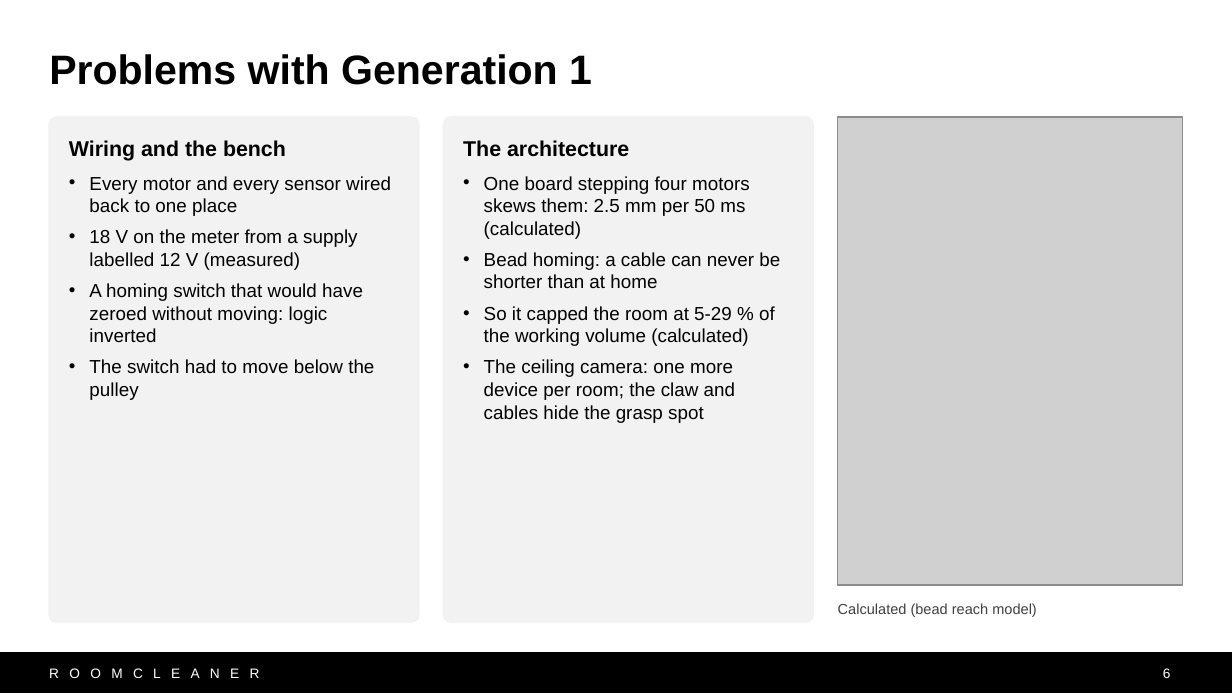
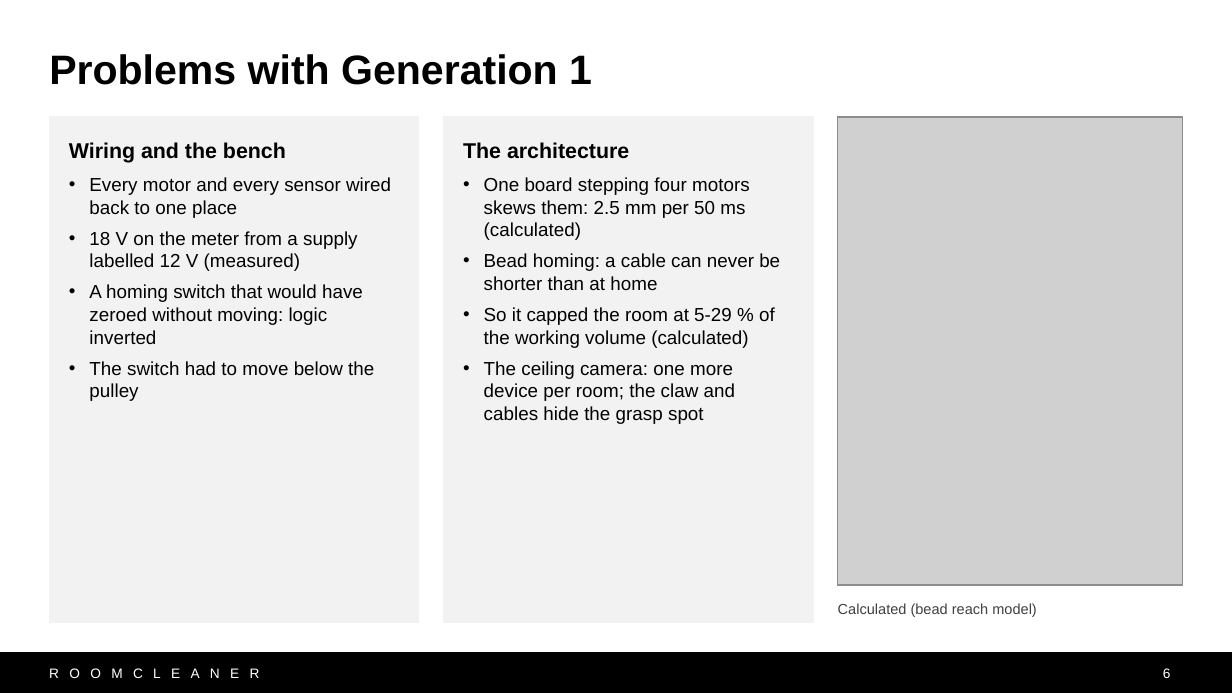
Before and after one commit to Jaspario1199/RoomCleaner, a slide deck: slide 6 of docs/presentation/deck_v10/RoomCleaner_Buntinx_v10.pptx. Drawn at 1232x693 pixels with LibreOffice and Linux fonts; fonts in the diff are those of the drawing; grey boxes stand for pictures. Boxes give left, top, right and bottom in pixels: in the first picture for what was removed or moved away, otherwise in the second. Text is boxed around its words. In the diff, an @@ line names an element or a change of style, - is before the commit and + after.

```diff
--- a/docs/presentation/deck_v10/RoomCleaner_Buntinx_v10.pptx
+++ b/docs/presentation/deck_v10/RoomCleaner_Buntinx_v10.pptx
@@ rectangle "Wiring and the bench" at (49,117,419,622): fill none to #F2F2F2; outline none to #F2F2F2 0.75 pt @@
@@ rectangle "Wiring and the bench": place and size @@
-rectangle "Wiring and the bench" at (89,176,391,400)
+rectangle "Wiring and the bench" at (49,117,419,622)
@@ rounded rectangle removed at (49,117,419,622) @@
@@ rectangle "The architecture": place and size @@
-rectangle "The architecture" at (484,176,780,423)
+rectangle "The architecture" at (444,117,813,622)
@@ rectangle "The architecture" at (444,117,813,622): fill none to #F2F2F2; outline none to #F2F2F2 0.75 pt @@
@@ rounded rectangle removed at (444,117,813,622) @@
@@ text in rectangle at (69,142,286,163): paragraph added @@
+Wiring and the bench
@@ text removed at (69,140,286,161) @@
-Wiring and the bench
@@ text in rectangle at (463,142,629,159): paragraph added @@
+The architecture
@@ text removed at (463,140,629,157) @@
-The architecture
```
Also in this commit, not shown: 15 other slides changed, 4 other files.
